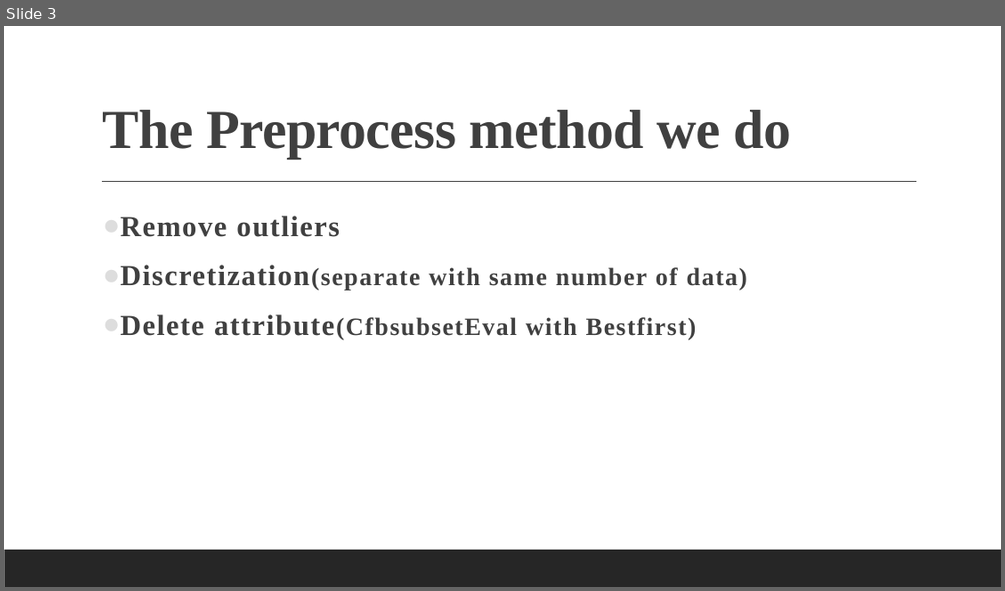
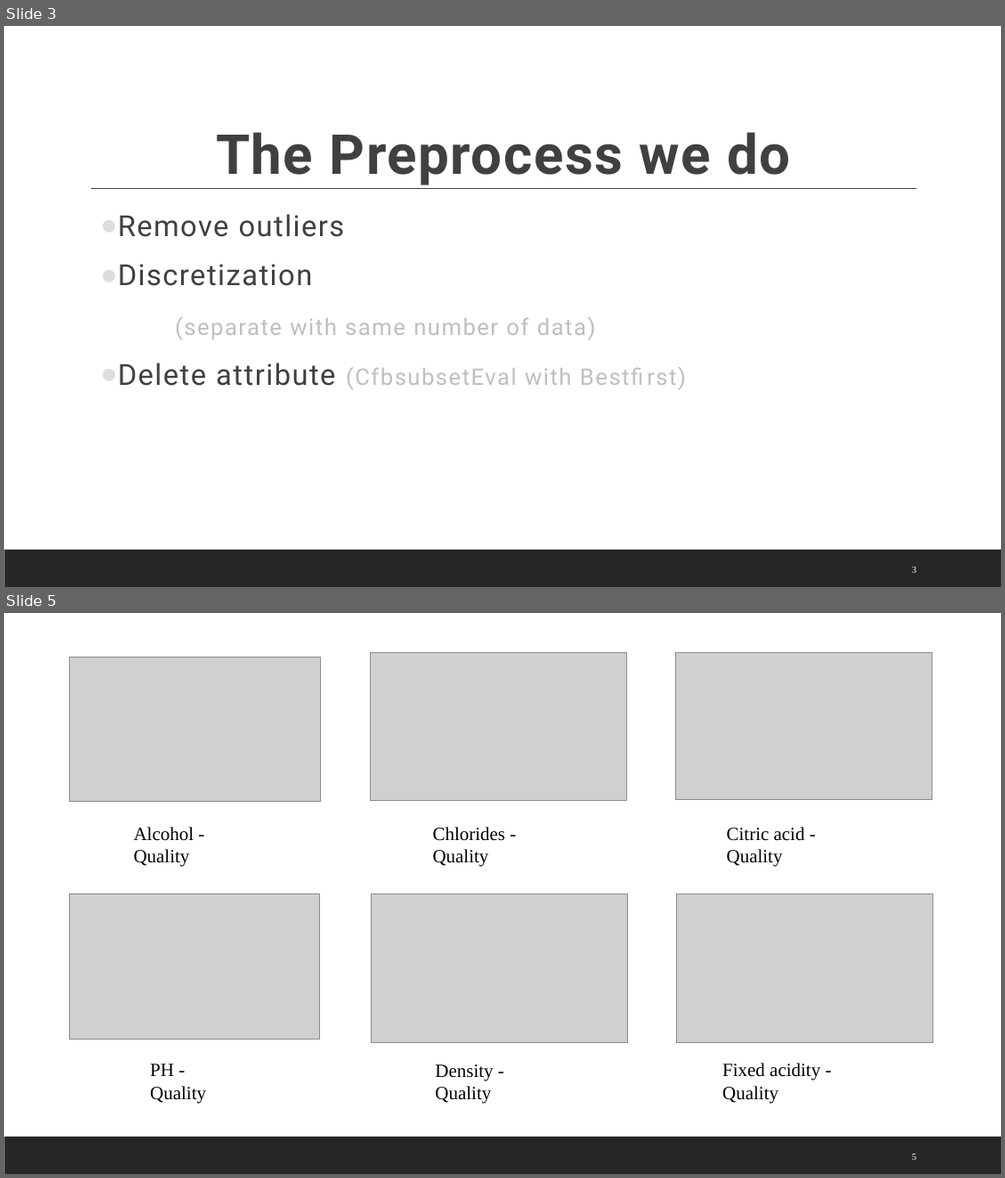
Before and after one commit to minired2154/data-mining-repo, a slide deck: report.pptx. Shown one above the other, each under a label of ours: slide 3 before the commit, slides 3 and 5 after it; the slides between them are not shown. The pictures are 1005x591 and 1005x1178 pixels, drawn with LibreOffice and Linux fonts; fonts in the diff are those of the drawing; grey boxes stand for pictures. Boxes give left, top, right and bottom in pixels: in the first picture for what was removed or moved away, otherwise in the second. Text is boxed around its words. In the diff, an @@ line names an element or a change of style, - is before the commit and + after.

```diff
--- a/report.pptx
+++ b/report.pptx
@@ slide 5 added at [4,613,1001,1174], background #FFFFFF; not listed: 1 template element that a slide beside it also shows @@
@@ rectangle added at [28,652,966,1128], fill #FFFFFF, outline #FFFFFF 1.25 pt @@
@@ picture added at [70,657,320,802] @@
@@ picture added at [370,653,626,801] @@
@@ picture added at [676,652,932,799] @@
@@ text added at [134,827,194,867], 18 pt, text #000000 @@
+Alcohol - Quality
@@ text added at [433,827,506,867], 18 pt, text #000000 @@
+Chlorides - Quality
@@ text added at [727,827,805,867], 18 pt, text #000000 @@
+Citric acid - Quality
@@ picture added at [69,893,320,1038] @@
@@ picture added at [371,893,627,1042] @@
@@ picture added at [676,893,933,1042] @@
@@ text added at [150,1063,206,1103], 18 pt, text #000000 @@
+PH - Quality
@@ text added at [435,1064,493,1103], 18 pt, text #000000 @@
+Density - Quality
@@ text added at [722,1062,820,1103], 18 pt, text #000000 @@
+Fixed acidity - Quality
@@ page number added at [912,1153,916,1159], 9 pt, text #FFFFFF @@
+5
@@ slide 3 changed as well @@
@@ title at [216,132,790,185]: text changed; font Times New Roman to Roboto @@
-The Preprocess method we do
+The Preprocess we do
@@ line moved from (102, 182) - (917, 182) to (91, 188) - (916, 188) @@
@@ text at [118,214,345,237]: font Times New Roman to Roboto, bold off in "Remove outliers" @@
@@ text at [118,264,596,390]: text changed; size 24 to 22 pt; font Times New Roman to Roboto; text colour #404040 to #BFBFBF; bold off @@
-● Discretization(separate with same number of data)
-● Delete attribute(CfbsubsetEval with Bestfirst)
+● Discretization
+(separate with same number of data)
+● Delete attribute (CfbsubsetEval with Bestfirst)
@@ page number added at [912,566,916,572], 9 pt, text #FFFFFF @@
+3
```
Also in this commit, not shown: 7 other slides changed, 3 other slides added, 11 slides removed, 1 other file.
